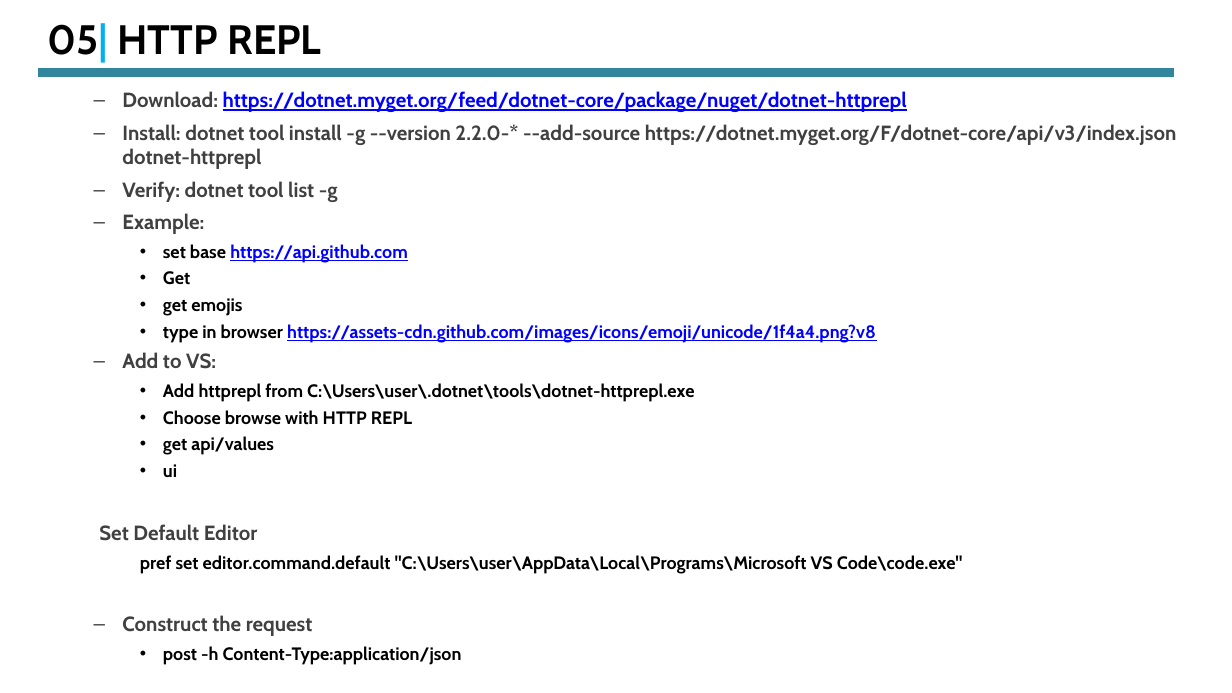
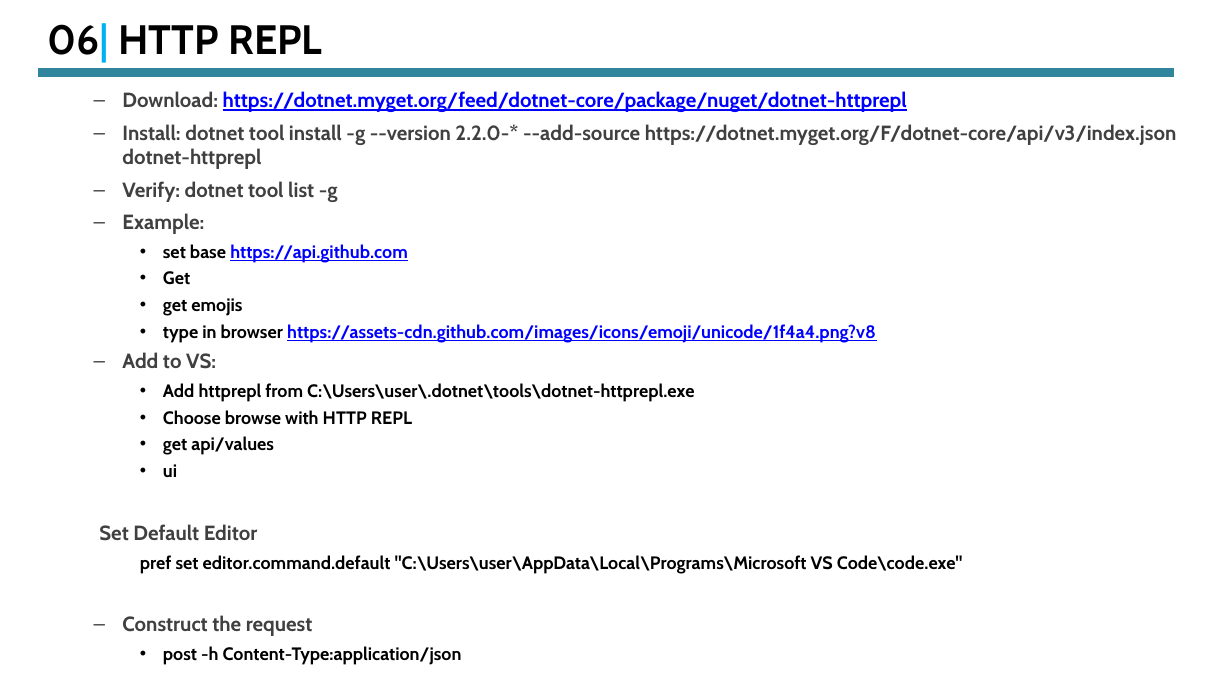
Before and after one commit to vkg-mca/Meetup, a slide deck: slide 13 of End-To-End Rapid API Development With DotNet Core .pptx (slide 12 before the commit). Drawn at 1232x693 pixels with LibreOffice and Linux fonts; fonts in the diff are those of the drawing. Boxes give left, top, right and bottom in pixels: in the first picture for what was removed or moved away, otherwise in the second. Text is boxed around its words. In the diff, an @@ line names an element or a change of style, - is before the commit and + after.

```diff
--- a/End-To-End Rapid API Development With DotNet Core .pptx
+++ b/End-To-End Rapid API Development With DotNet Core .pptx
@@ title at [48, 23, 322, 63]: text changed @@
-05| HTTP REPL
+06| HTTP REPL
```
Also in this commit, not shown: 4 other slides changed, 1 slide added.
